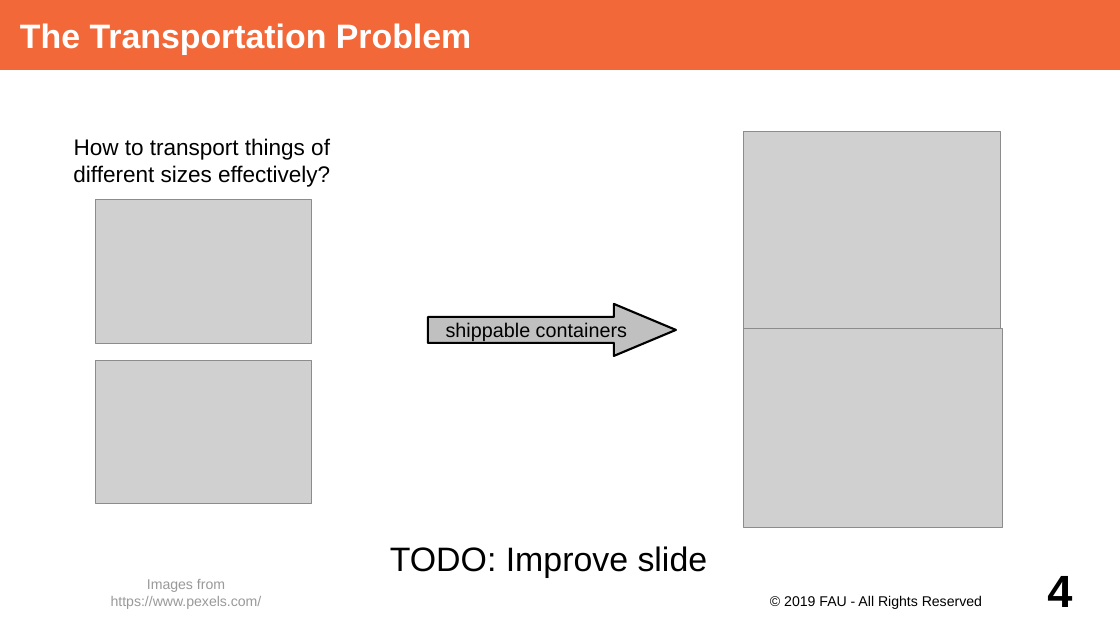
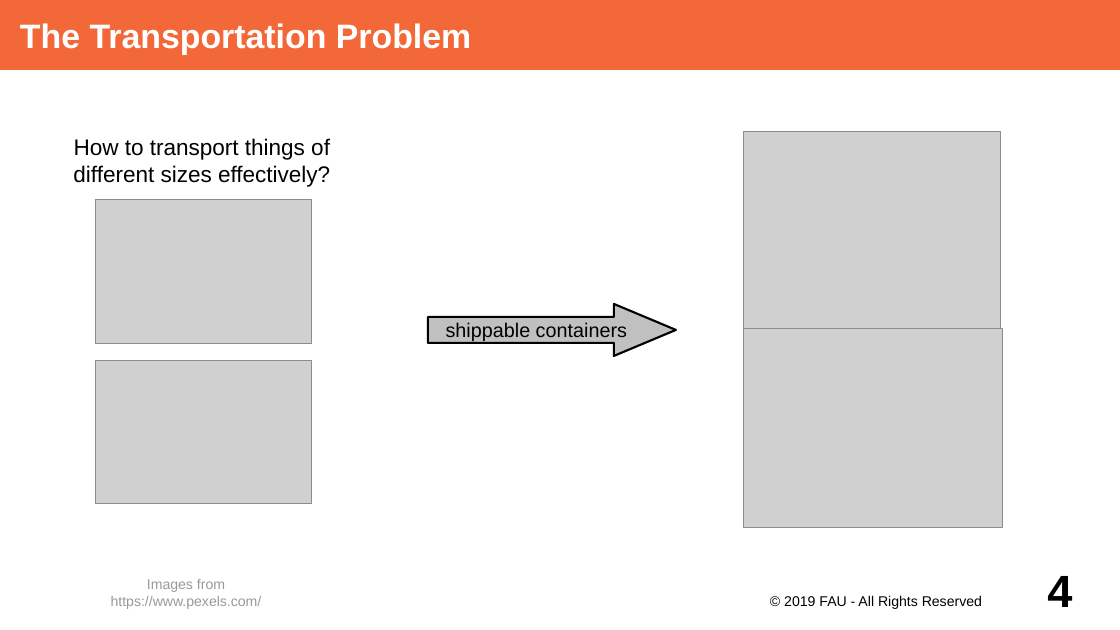
Before and after one commit to dirkriehle/adap-course, a slide deck: slide 4 of Lecture Slides/ADAP Z01 - Containerization.odp. Drawn at 1120x630 pixels with LibreOffice and Linux fonts; fonts in the diff are those of the drawing; grey boxes stand for pictures. Boxes give left, top, right and bottom in pixels: in the first picture for what was removed or moved away, otherwise in the second. Text is boxed around its words. In the diff, an @@ line names an element or a change of style, - is before the commit and + after.

```diff
--- a/Lecture Slides/ADAP Z01 - Containerization.odp
+++ b/Lecture Slides/ADAP Z01 - Containerization.odp
@@ text removed at [390,546,708,578] @@
-TODO: Improve slide
```
Also in this commit, not shown: 8 other slides changed.
